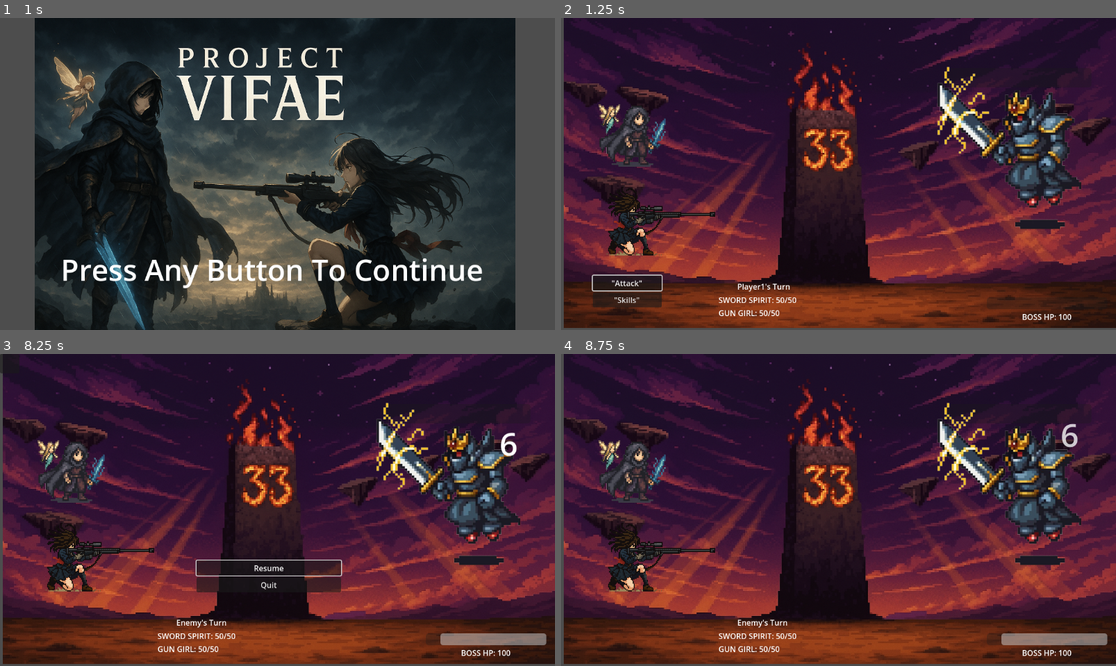
Above: before the commit, frames 1-4 (two rows, left to right).
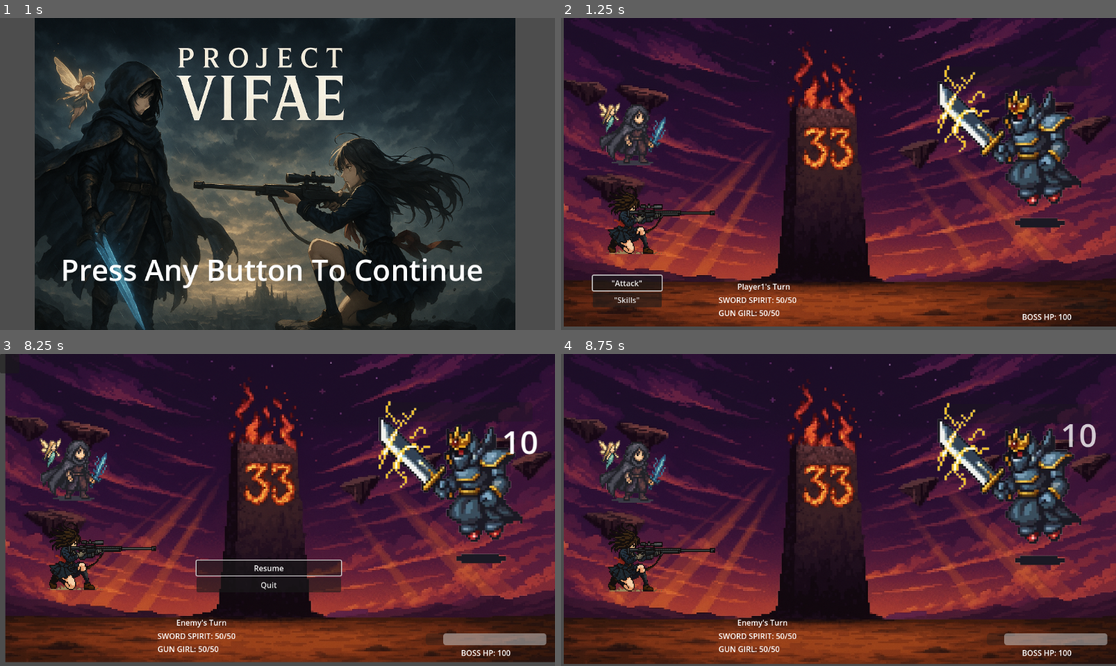
Above: after the commit, the same moments.

Repository: pmckay89/vifae-mvp-cc
Game: Godot game, scene res://scenes/OpeningScreen.tscn
Same seed, same stepped clock (60 frames per second), same inputs: the game is played once before the commit and once after it.
Inputs (mouse positions are in pixels of both pictures, inside the frame that each line leads up to):
- Up to frame 1 (1 s): tap Enter (start) at 0.5 s; move the mouse to (399, 158) at 0.52 s; hold D (move right) from 0.53 s (still down); hold Z (confirm attack) from 0.53 s (still down); click (399, 158) at 0.67 s; tap X (parry) at 0.8 s
- Up to frame 2 (1.25 s): keep holding D (move right); keep holding Z (confirm attack)
- Up to frame 3 (8.25 s): move the mouse to (166, 525) at 1.27 s; release D (move right) at 1.28 s; release Z (confirm attack) at 1.28 s; hold S (move down) 1.28-2 s; tap X (parry) at 1.35, 5.3 s; tap Enter (start) at 1.55, 3.5, 5.75, 6.05, 6.6 s; click "'Attack'" at 2 s; click "'Skills'" at 2.75 s; move the mouse to (333, 441) at 3.52 s; hold D (move right) 3.53-4.25 s; hold Enter (start) 3.53-4.25 s; tap Z (confirm attack) at 3.8, 5, 5.1, 6.5, 6.8, 8 s; click "BigShot" at 4.25 s; move the mouse to (249, 572) at 5.02 s; hold W (move up) 5.03-5.78 s; click (249, 572) at 5.17 s; move the mouse to (444, 556) at 5.77 s; hold X (parry) 5.78-6.53 s; hold A (move left) 5.78-7.28 s; move the mouse to (111, 463) at 6.52 s; move the mouse to (305, 510) at 7.27 s; hold S (move down) 7.28-8.03 s; hold X (parry) 7.28-8.03 s; tap P at 7.35 s; click (305, 510) at 7.42 s; move the mouse to (194, 432) at 8.02 s; hold D (move right) from 8.03 s (still down); tap M at 8.1 s
- Up to frame 4 (8.75 s): keep holding D (move right); tap Enter (start) at 8.3 s

Frame 1 is identical in both runs. In frame 2, 10% of the frame differs, in the area x 0-100%, y 0-100%; in frame 3, 16%; in frame 4, 0.3%.

Commit message:
SCREEN SHAKE and gun girl sounds - we did a lazy job and added the sound directly, but we will build out a full strcture and system for this so we can call as needed

Diff:
--- a/project.godot
+++ b/project.godot
@@ -25,6 +25,7 @@
 QTEManager="*res://scripts/managers/QTEManager.gd"
 VFXManager="*res://scripts/managers/VFXManager.gd"
 CombatUI="*res://scripts/ui/CombatUI.gd"
+ScreenShake="*res://scripts/ui/ScreenShake.gd"
 
 [editor]
 
--- a/scripts/managers/QTEManager.gd
+++ b/scripts/managers/QTEManager.gd
@@ -177,13 +177,18 @@
 			result = "normal"
 			print("✅ PARRY SUCCESS!")
 		else:
-			if timing_percentage < 0.2:
+			if timing_percentage < 0.4:
 				result = "crit"
 				print("✨ PERFECT TIMING! CRITICAL!")
+				ScreenShake.shake(5.0, 0.4)  # Add screen shake for crits
 				if sfx_player and action_name == "confirm attack":
-					sfx_player.stream = preload("res://assets/sfx/crit.wav")
+					var current_actor = get_node_or_null("/root/BattleScene/TurnManager").current_actor
+					if current_actor and current_actor.name == "Player1":
+						sfx_player.stream = preload("res://assets/sfx/gun1.wav")
+					else:
+						sfx_player.stream = preload("res://assets/sfx/attack.wav")
 					sfx_player.play()
-			elif timing_percentage < 0.6:
+			elif timing_percentage < 0.7:
 				result = "normal"
 				print("✅ GOOD TIMING! SUCCESS!")
 				if sfx_player and action_name == "confirm attack":
--- a/scripts/player/Player1.gd
+++ b/scripts/player/Player1.gd
@@ -10,6 +10,7 @@
 func _ready():
 	rng.randomize()
 	add_to_group("players")
+	ScreenShake.shake(5.0, 0.3)
 
 func start_turn():
 	if is_defeated:
@@ -152,7 +153,7 @@
 						VFXManager.play_hit_effects(target)
 						target.take_damage(damage)
 						await get_tree().create_timer(0.2).timeout
-					sfx_player.stream = preload("res://assets/sfx/attack.wav")
+					sfx_player.stream = preload("res://assets/sfx/gun1.wav")
 					sfx_player.play()
 				"fail":
 					print("💨 " + name + " fumbles the reload! Only one shot fires...")
--- /dev/null
+++ b/scripts/ui/ScreenShake.gd
@@ -0,0 +1,9 @@
+extends Node
+
+func shake(magnitude: float, duration: float) -> void:
+	var camera = get_node_or_null("/root/BattleScene/BattleCamera")
+	if camera and camera.has_method("shake"):
+		camera.shake(duration, magnitude)
+		print("📳 ScreenShake: magnitude=" + str(magnitude) + " duration=" + str(duration))
+	else:
+		print("⚠️ ScreenShake: BattleCamera not found")
Not shown, added: assets/sfx/gun1.wav.import
Not shown, added: scripts/ui/ScreenShake.gd.uid
Not shown, added: assets/sfx/gun1.wav
Not shown, added: assets/sfx/gun1.wav.asd
